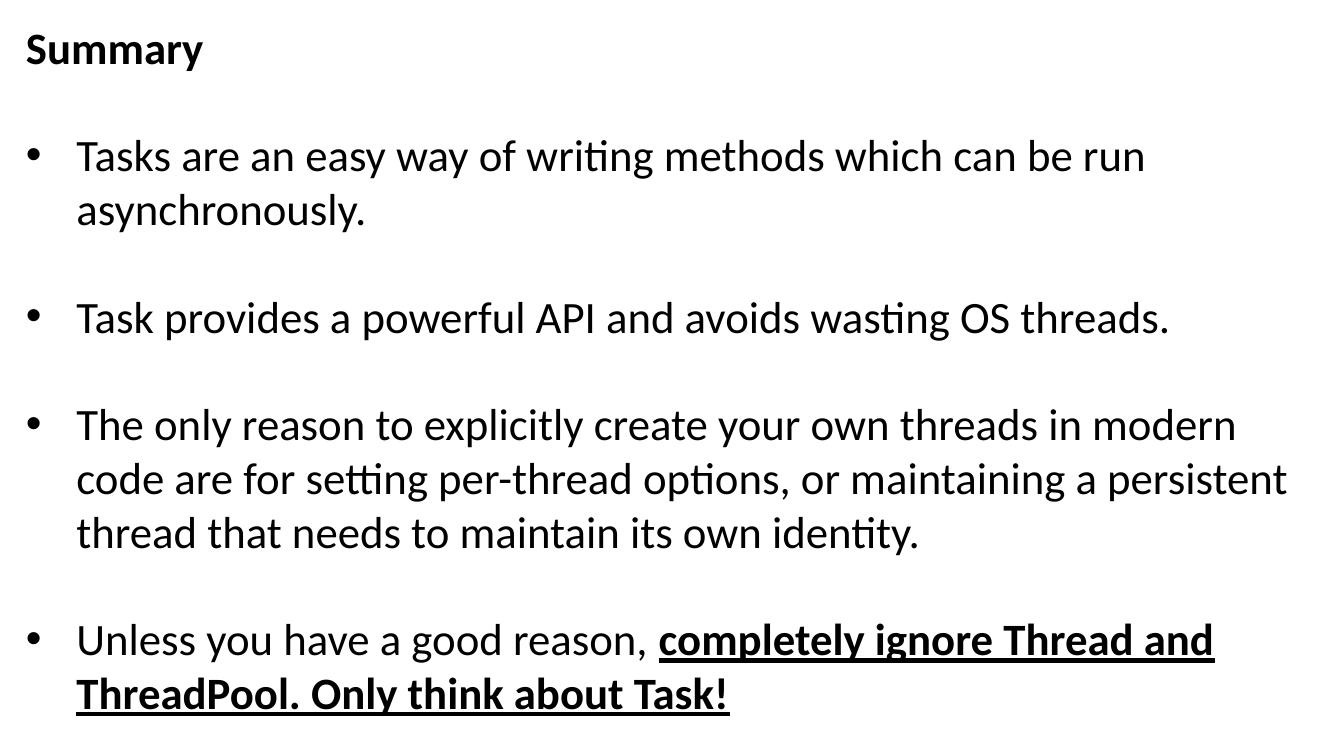
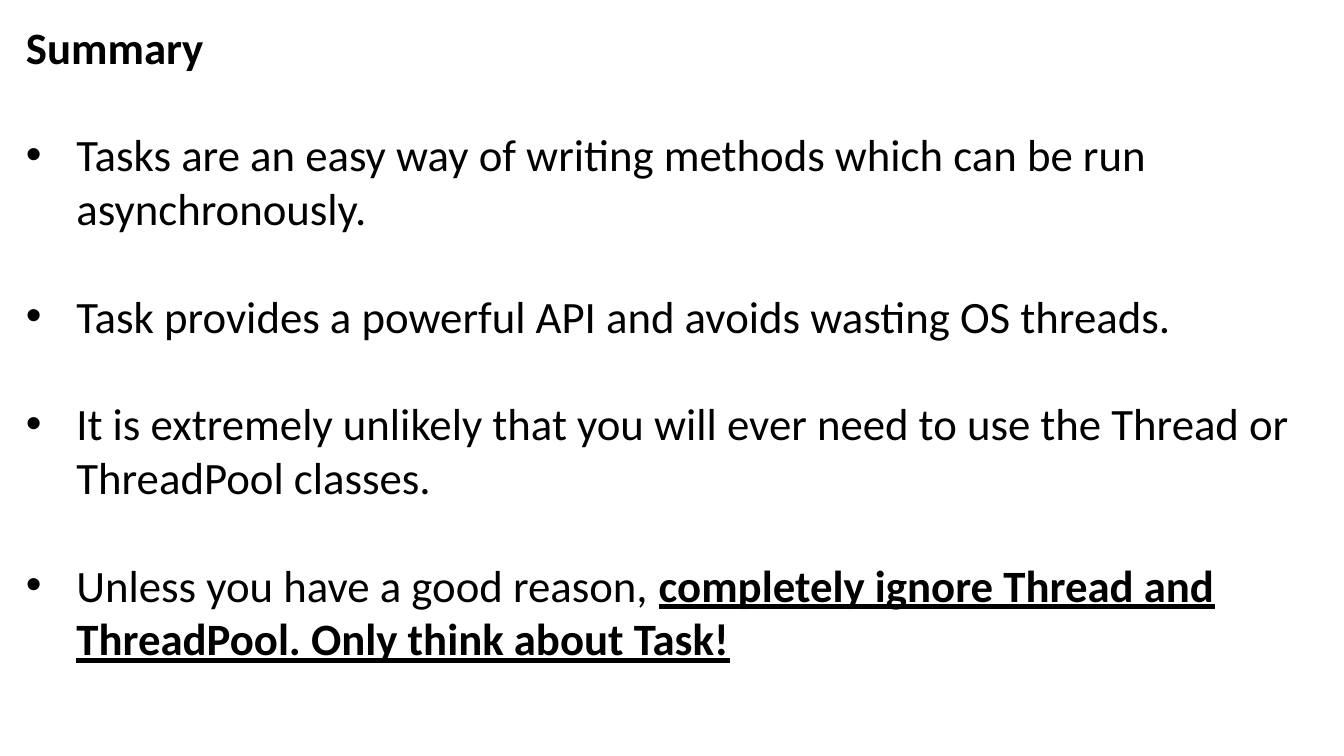
Before and after one commit to JoshKain/AsyncAwaitQuiz, a slide deck: slide 12 of Async and await presentation.pptx (slide 16 before the commit). Drawn at 1344x756 pixels with LibreOffice and Linux fonts; fonts in the diff are those of the drawing. Boxes give left, top, right and bottom in pixels: in the first picture for what was removed or moved away, otherwise in the second. Text is boxed around its words. In the diff, an @@ line names an element or a change of style, - is before the commit and + after.

```diff
--- a/Async and await presentation.pptx
+++ b/Async and await presentation.pptx
@@ text at [76,409,1288,495]: text changed @@
-• The only reason to explicitly create your own threads in modern code are for setting per-thread options, or maintaining a persistent thread that needs to maintain its own identity.
+• It is extremely unlikely that you will ever need to use the Thread or ThreadPool classes.
```
Also in this commit, not shown: 3 other slides changed, 1 other file.
